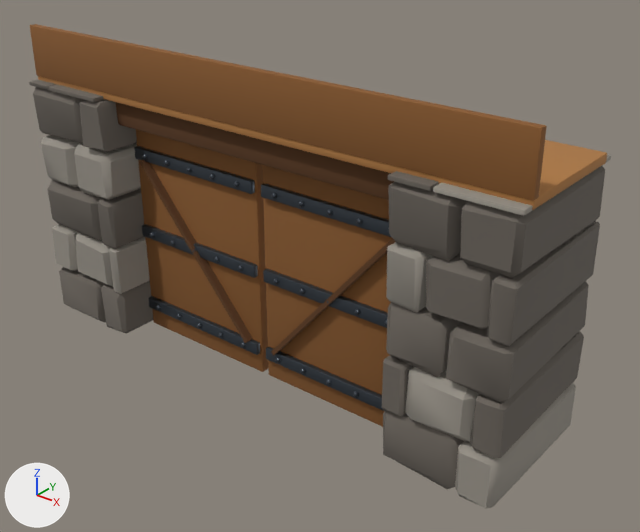
The glTF model modele3d/export/mapa/brama_etap3.glb, before and after one commit.
Camera for both pictures: a camera (50 mm lens) standing at (9.05, -9.86, 8.55) and looking at (0.68, 0.61, 2.06). The lights are fixed; the arrows at lower left show +X, +Y and +Z. The older version comes first. Vertices at exactly the same position are counted once.

Names of what the first picture shows: 'brama_etap3'.
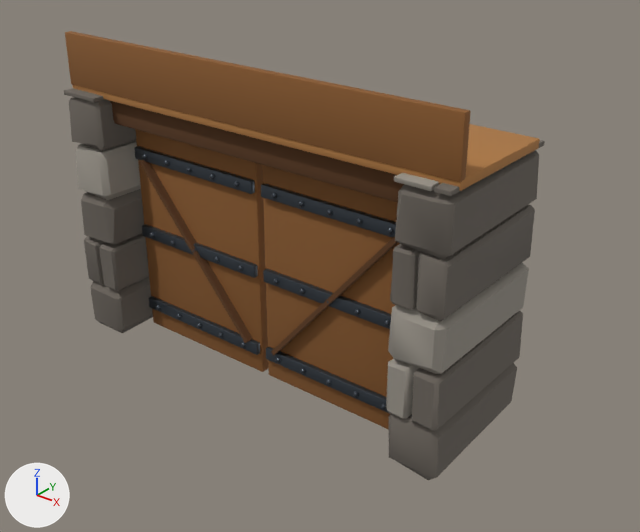
Where the change shows, as pixel boxes (x1, y1, x2, y2) in the pictures (640 x 532 px; the box of a moved part takes in the faces that stretch with it):
'brama_etap3', reshaped (17% narrower, 7% shorter)
    before: (29, 24, 611, 508)
    after: (64, 31, 545, 480)
part 1 of me_brama_etap3, moved or reshaped
    before: (382, 355, 414, 416)
    after: (411, 311, 523, 430)
part 2 of me_brama_etap3, moved or reshaped
    before: (433, 154, 611, 216)
    after: (434, 140, 545, 196)
part 3 of me_brama_etap3, moved or reshaped
    before: (38, 76, 607, 210)
    after: (73, 85, 540, 191)
part 4 of me_brama_etap3, moved or reshaped
    before: (30, 24, 547, 201)
    after: (65, 31, 471, 182)
part 5 of me_brama_etap3, rebuilt
    before: (383, 411, 464, 489)
    after: (388, 363, 517, 480)
part 6 of me_brama_etap3, rebuilt
    before: (101, 281, 153, 334)
    after: (90, 277, 153, 333)
part 7 of me_brama_etap3, rebuilt
    before: (48, 180, 102, 240)
    after: (81, 189, 144, 245)
part 8 of me_brama_etap3, rebuilt
    before: (388, 182, 467, 261)
    after: (395, 150, 539, 260)
part 9 of me_brama_etap3, rebuilt
    before: (75, 232, 113, 287)
    after: (84, 237, 106, 285)
part 10 of me_brama_etap3, rebuilt
    before: (109, 237, 150, 294)
    after: (99, 234, 149, 291)
part 11 of me_brama_etap3, rebuilt
    before: (386, 302, 461, 377)
    after: (388, 263, 529, 374)
part 12 of me_brama_etap3, rebuilt
    before: (386, 242, 433, 313)
    after: (390, 244, 422, 309)
part 13 of me_brama_etap3, rebuilt
    before: (79, 99, 137, 152)
    after: (69, 97, 136, 151)
part 14 of me_brama_etap3, rebuilt
    before: (74, 143, 141, 200)
    after: (76, 140, 141, 200)
part 15 of me_brama_etap3, rebuilt
    before: (426, 254, 500, 329)
    after: (416, 204, 535, 321)
part 16 of me_brama_etap3, added
    after: (386, 358, 419, 418)
part 17 of me_brama_etap3, deleted
    before: (29, 80, 605, 508)
part 18 of me_brama_etap3, cut back
    before: (33, 85, 145, 249)
    after: (64, 88, 103, 102)
part 19 of me_brama_etap3, moved or reshaped
    before: (388, 171, 480, 441)
    after: (394, 173, 440, 191)

The change, as a list of edits to the scene's bpy script:
```text
Change me_brama_etap3:
    remove me_brama_etap3.from_pydata(...)  # 2540 vertices, 4800 faces; spans x -4.91..4.91, y -0.83..1.83, z -0.02..5.55
    add me_brama_etap3.from_pydata(...)  # 2276 vertices, 4316 faces; spans x -3.91..3.91, y -0.83..1.83, z -0.02..5.55
    me_brama_etap3 part 1: the loose piece of 24 vertices spanning x 2.93..3.32, y -0.81..1.82, z 0.9..1.79 is scaled about its middle by (1.14, 0.997, 0.989), then moved by (0.55, 0.0, 0.0)
    me_brama_etap3 part 2: the loose piece of 24 vertices spanning x 3.62..4.88, y -0.8..1.8, z 4.51..4.59 is scaled about its middle by (0.191, 0.999, 0.987), then moved by (-0.49, 0.0, 0.0), in mat_mapa_stone_dark (dark grey #6d665e)
    me_brama_etap3 part 3: the loose piece of 56 vertices spanning x -4.9..4.9, y -0.6..1.6, z 4.52..4.68 is scaled about its middle by (0.795, 1, 1)
    me_brama_etap3 part 4: the loose piece of 56 vertices spanning x -4.9..4.9, y -0.62..-0.48, z 4.65..5.55 is scaled about its middle by (0.795, 1, 1)
    me_brama_etap3 part 5: the loose piece of 24 vertices spanning x 2.89..4.23, y -0.79..1.82, z -0.01..0.92 is rebuilt with 24 vertices and now spans x 2.99..3.91, y -0.79..1.82, z -0.01..0.92
    me_brama_etap3 part 6: the loose piece of 24 vertices spanning x -3.59..-2.91, y -0.82..1.82, z 0.0..0.91 is rebuilt with 24 vertices and now spans x -3.91..-3.01, y -0.82..1.83, z -0.02..0.9
    me_brama_etap3 part 7: the loose piece of 24 vertices spanning x -4.91..-3.37, y -0.82..1.83, z 1.8..2.72 is rebuilt with 24 vertices and now spans x -3.88..-2.99, y -0.81..1.83, z 1.82..2.72
    me_brama_etap3 part 8: the loose piece of 24 vertices spanning x 2.89..3.95, y -0.82..1.81, z 3.6..4.51 is rebuilt with 24 vertices and now spans x 3.03..3.91, y -0.82..1.83, z 3.59..4.49
    me_brama_etap3 part 9: the loose piece of 24 vertices spanning x -4.23..-3.14, y -0.83..1.83, z 0.91..1.82 is rebuilt with 24 vertices and now spans x -3.89..-3.46, y -0.81..1.81, z 0.91..1.8, in mat_mapa_stone_dark (dark grey #6d665e)
    me_brama_etap3 part 10: the loose piece of 24 vertices spanning x -3.13..-2.91, y -0.81..1.81, z 0.91..1.79 is rebuilt with 24 vertices and now spans x -3.44..-3.02, y -0.81..1.81, z 0.9..1.79, in mat_mapa_stone_dark (dark grey #6d665e)
    me_brama_etap3 part 11: the loose piece of 24 vertices spanning x 2.89..3.9, y -0.82..1.82, z 1.8..2.71 is rebuilt with 24 vertices and now spans x 2.99..3.9, y -0.83..1.78, z 1.8..2.7, in mat_mapa_stone (grey #9a948a)
    me_brama_etap3 part 12: the loose piece of 24 vertices spanning x 2.91..3.5, y -0.82..1.82, z 2.7..3.6 is rebuilt with 24 vertices and now spans x 3.01..3.4, y -0.8..1.81, z 2.7..3.58, in mat_mapa_stone_dark (dark grey #6d665e)
    me_brama_etap3 part 13: the loose piece of 24 vertices spanning x -3.54..-2.9, y -0.82..1.82, z 3.6..4.51 is rebuilt with 24 vertices and now spans x -3.89..-3.0, y -0.82..1.82, z 3.63..4.51
    me_brama_etap3 part 14: the loose piece of 24 vertices spanning x -3.95..-2.9, y -0.82..1.81, z 2.69..3.62 is rebuilt with 24 vertices and now spans x -3.89..-3.0, y -0.83..1.81, z 2.68..3.6
    me_brama_etap3 part 15: the loose piece of 24 vertices spanning x 3.52..4.53, y -0.82..1.8, z 2.72..3.61 is rebuilt with 24 vertices and now spans x 3.41..3.88, y -0.81..1.81, z 2.7..3.6
    me_brama_etap3 part 16: a new loose piece of 24 vertices spanning x 3.01..3.4, y -0.81..1.81, z 0.9..1.79, in mat_mapa_stone (grey #9a948a)
    me_brama_etap3 part 17: 8 loose pieces with 192 vertices, spanning x -4.91..4.91, y -0.83..1.83, z -0.02..4.58, are deleted
    me_brama_etap3 part 18: 14 vertices moved from x -4.31..-3.06, y -0.8..1.8, z 4.51..4.58 to x -3.88..-3.06, y -0.8..1.8, z 4.51..4.59; 72 vertices removed from x -4.91..-2.92, y -0.82..1.82, z 1.8..4.52
    me_brama_etap3 part 19: 1 vertex moved within x 3.58, y 1.79, z 4.58; 47 vertices removed from x 2.92..4.41, y -0.83..1.8, z 0.9..4.59; 23 vertices added at x 3.02..3.59, y -0.8..1.8, z 4.51..4.59
```
